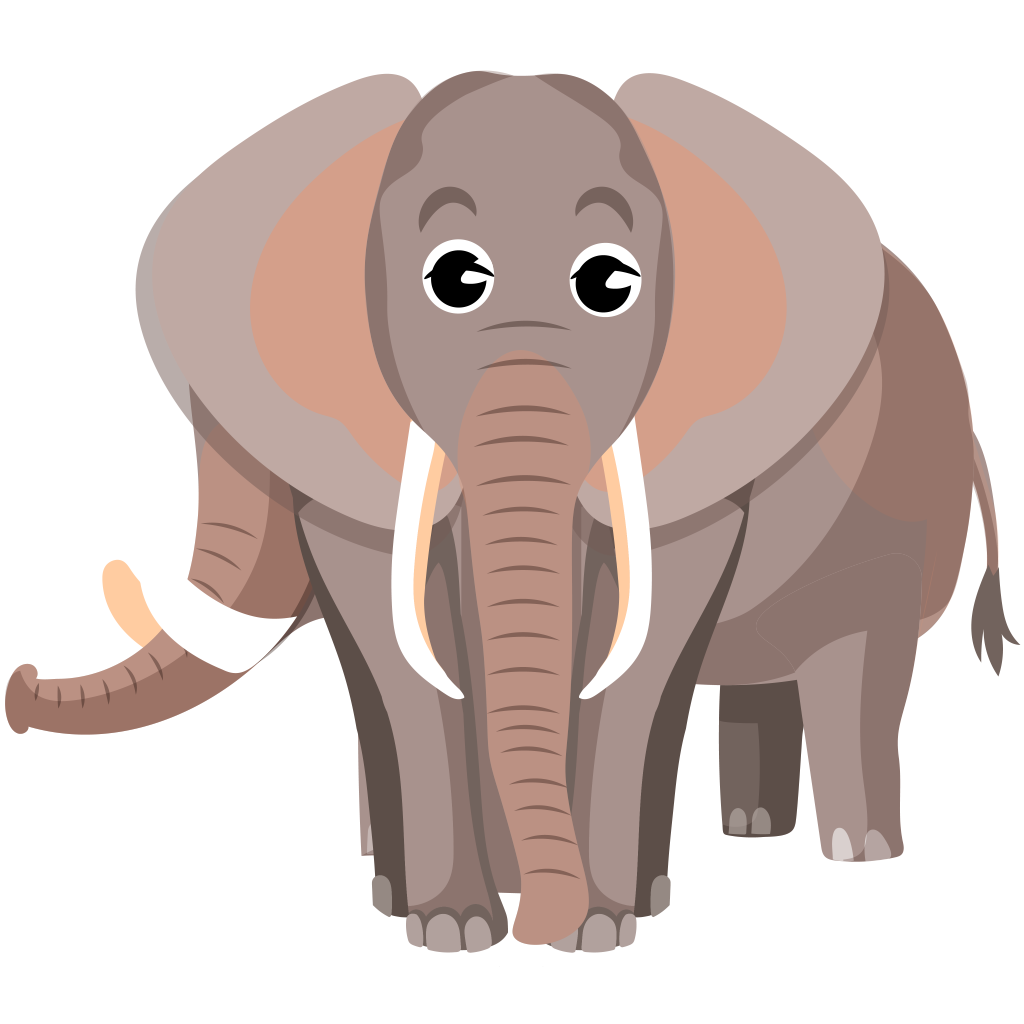
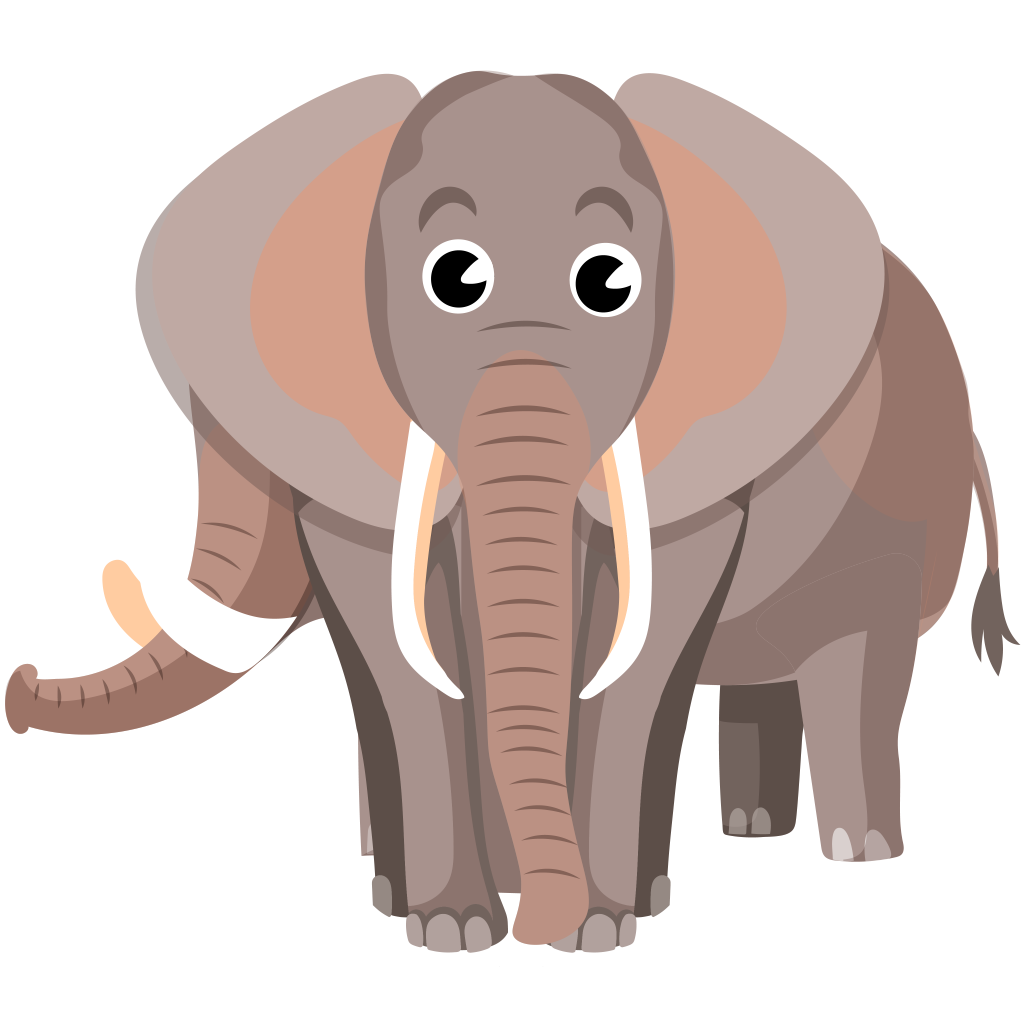
The second 1024 x 1024 image is a revision of the first. Changes to its layers:
moved "Deschsi" above "Inchisi" over [424, 262, 641, 280]
